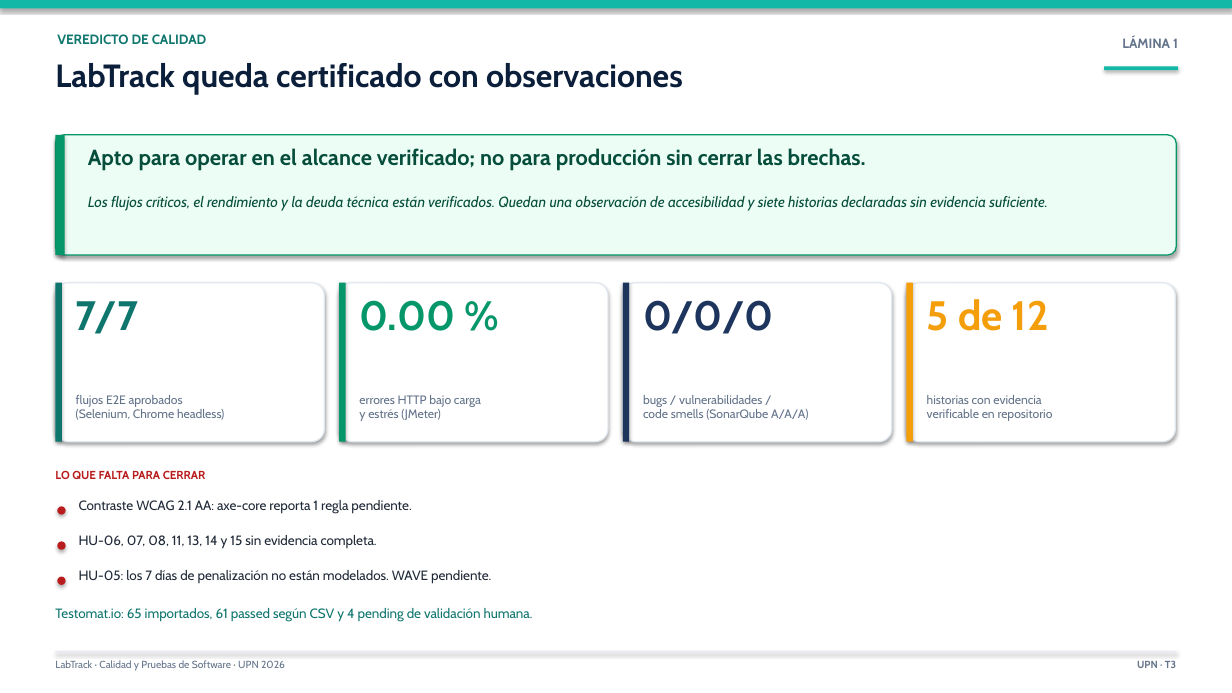
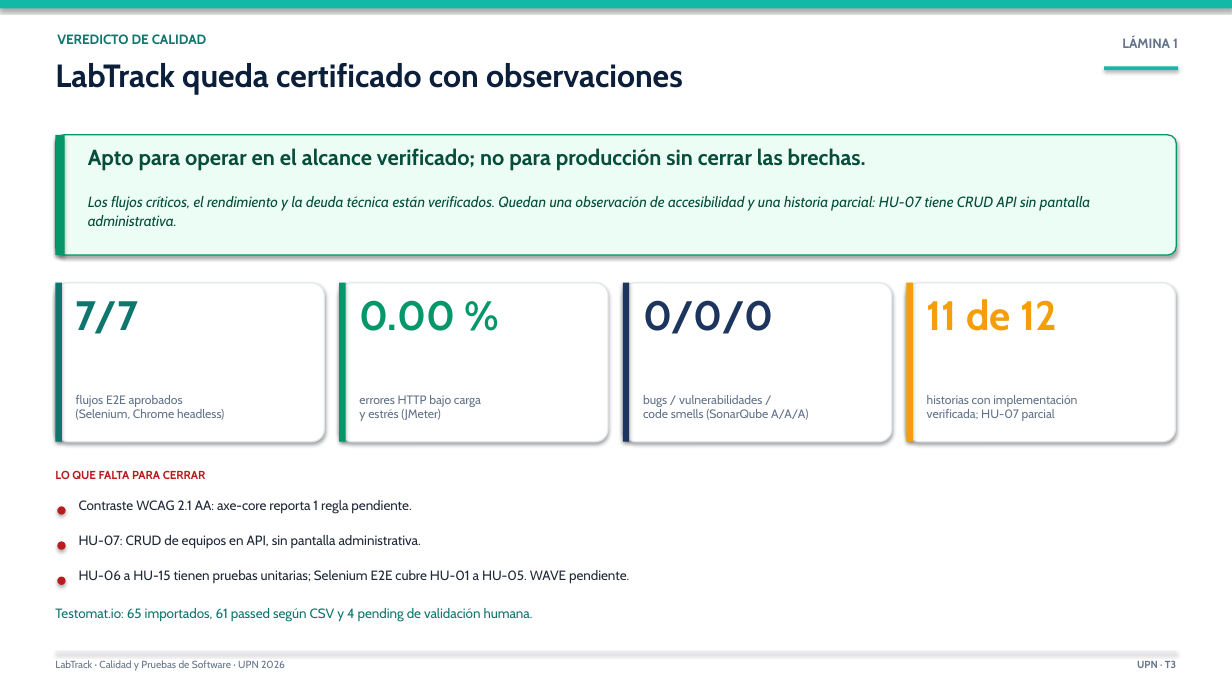
Before and after one commit to N00385644/LabTrack, a slide deck: slide 2 of docs/presentacion-labtrack.pptx. Drawn at 1232x693 pixels with LibreOffice and Linux fonts; fonts in the diff are those of the drawing. Boxes give left, top, right and bottom in pixels: in the first picture for what was removed or moved away, otherwise in the second. Text is boxed around its words. In the diff, an @@ line names an element or a change of style, - is before the commit and + after.

Commit message:
team(docs-final-v2): Actualizar informe, presentacion y evidencias: HU implementadas, codigo N+8 digitos, marcadores, participacion

```diff
--- a/docs/presentacion-labtrack.pptx
+++ b/docs/presentacion-labtrack.pptx
@@ text at bbox=[88, 196, 1090, 226]: text changed @@
-Los flujos críticos, el rendimiento y la deuda técnica están verificados. Quedan una observación de accesibilidad y siete historias declaradas sin evidencia suficiente.
+Los flujos críticos, el rendimiento y la deuda técnica están verificados. Quedan una observación de accesibilidad y una historia parcial: HU-07 tiene CRUD API sin pantalla administrativa.
@@ text at bbox=[927, 299, 1057, 331]: text changed @@
-5 de 12
+11 de 12
@@ text at bbox=[927, 395, 1077, 421]: text changed @@
-historias con evidencia
-verificable en repositorio
+historias con implementación
+verificada; HU-07 parcial
@@ text at bbox=[79, 535, 421, 549]: text changed @@
-HU-06, 07, 08, 11, 13, 14 y 15 sin evidencia completa.
+HU-07: CRUD de equipos en API, sin pantalla administrativa.
@@ text at bbox=[79, 570, 629, 584]: text changed @@
-HU-05: los 7 días de penalización no están modelados. WAVE pendiente.
+HU-06 a HU-15 tienen pruebas unitarias; Selenium E2E cubre HU-01 a HU-05. WAVE pendiente.
```
Also in this commit, not shown: 1 other slide changed, 16 other files.
